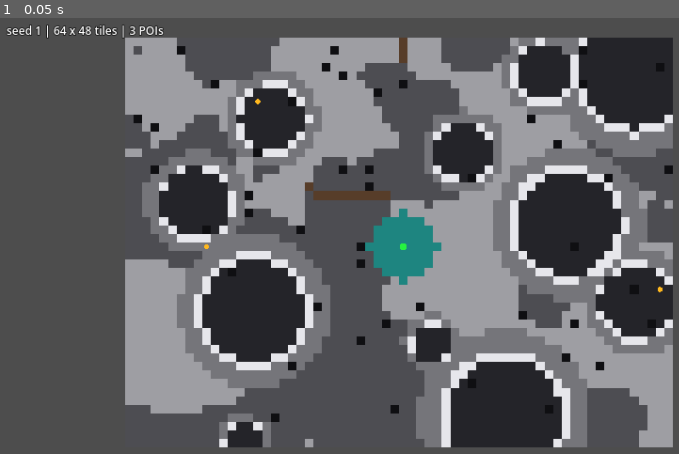
Above: before the commit, frame 1.
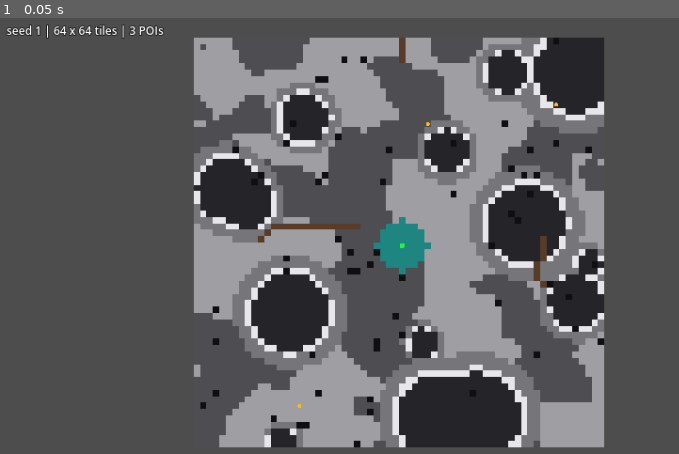
Above: after the commit, the same moment.

Repository: Aurora-Moorealis/MindSpace
Game: Godot game, scene res://content/map/lunar/lunar_map_debug.tscn
The game is run twice, just before and just after one commit, with the same random seed, the same clock (stepped at 60 frames per second) and the same inputs. This scene is started directly instead of the project's main scene.
Inputs:
- Up to frame 1 (0.05 s): no input

The runs differ from the first frame. In frame 1, 50% of the frame differs, in the area x 11-100%, y 1-99%.

Commit message:
feat: Set the default lunar map size to 2048x2048 px
64x64 tiles of 32 px. The parent design recommends an exterior of two screens at most; the team decided 2048x2048 px for now to leave room for the three POIs and exploration. The decision is recorded in the change design and will be revisited once the playable map exists.

Diff:
--- a/game/content/map/lunar/lunar_map_config.gd
+++ b/game/content/map/lunar/lunar_map_config.gd
@@ -33,7 +33,7 @@
 ## Map width in tiles.
 @export_range(16, 256, 1) var width: int = 64
 ## Map height in tiles.
-@export_range(16, 256, 1) var height: int = 48
+@export_range(16, 256, 1) var height: int = 64
 ## Edge of each square tile in pixels.
 @export_range(8, 64, 1) var tile_size: int = 32
 ## Seed for every random stream. Same seed and config produce the same map.
--- a/game/content/map/lunar/lunar_map_smoke.gd
+++ b/game/content/map/lunar/lunar_map_smoke.gd
@@ -73,14 +73,14 @@
 func _check_defaults_and_clamps() -> void:
 	var defaults: LunarMapConfig = _new_config()
 	_check(defaults.width == 64, "default config width is 64")
-	_check(defaults.height == 48, "default config height is 48")
+	_check(defaults.height == 64, "default config height is 64")
 	_check(defaults.tile_size == 32, "default config tile size is 32")
 	_check(defaults.seed == 1, "default config seed is 1")
 	_check(defaults.poi_count == 3, "default config poi_count is 3")
 	_check(defaults.validate().is_empty(), "default config validates without errors")
 
 	var map: LunarMap = _generate(defaults)
-	_check(map.width == 64 and map.height == 48, "default map is 64x48 tiles")
+	_check(map.width == 64 and map.height == 64, "default map is 64x64 tiles")
 	_check(map.tile_size == 32, "default map uses 32 px tiles")
 	_check(map.seed == defaults.seed, "map keeps the requested seed")
 	_check(map.get_script() == MapScript, "generator returns the preloaded LunarMap script")
@@ -574,7 +574,7 @@
 	if null_map != null:
 		_check_map_invariants(null_map, "null config")
 		_check(
-			null_map.width == 64 and null_map.height == 48,
+			null_map.width == 64 and null_map.height == 64,
 			"null config falls back to the default size"
 		)
 
Not shown, changed: openspec/changes/add-procedural-lunar-map/design.md
Not shown, changed: openspec/changes/add-procedural-lunar-map/specs/lunar-map-generation/spec.md
Not shown, changed: openspec/changes/add-procedural-lunar-map/tasks.md
